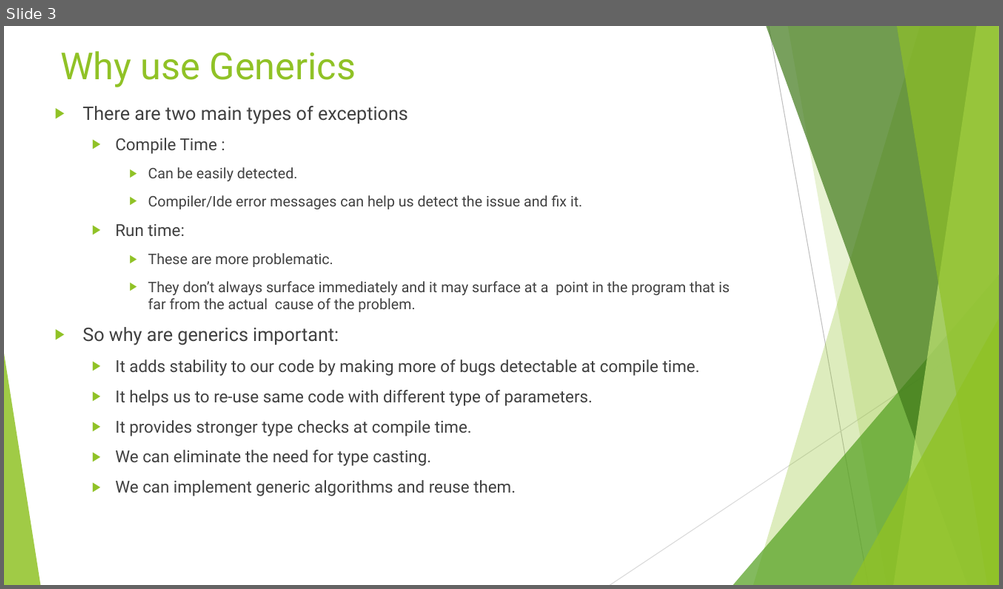
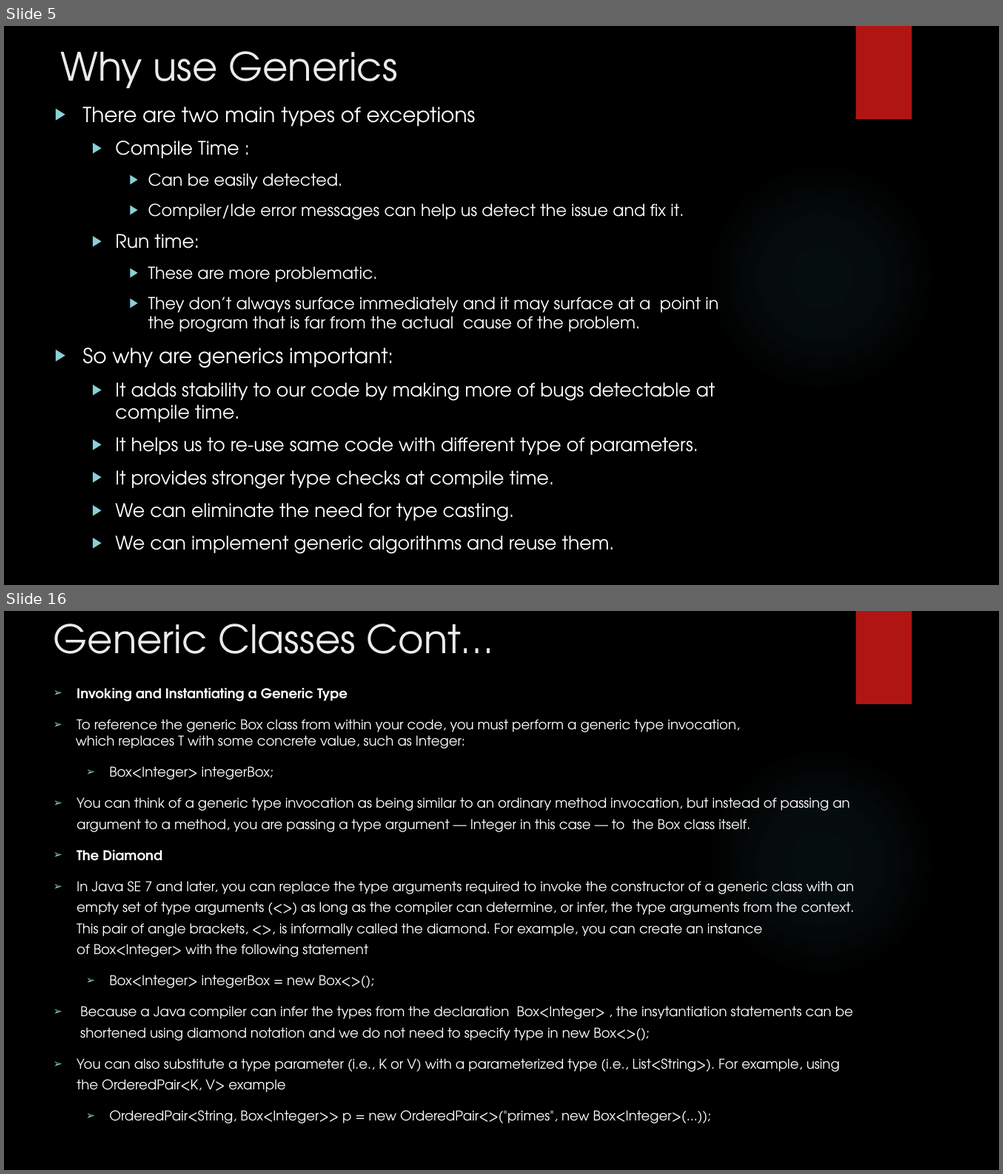
Before and after one commit to rudhrainfogain/JavaGenerics, a slide deck: src/main/resources/JavaGenerics.pptx. Shown one above the other, each under a label of ours: slide 3 before the commit, slides 5 and 16 after it; the slides between them are not shown. The pictures are 1003x589 and 1003x1174 pixels, drawn with LibreOffice and Linux fonts; fonts in the diff are those of the drawing; background and template pictures are left out. Boxes give left, top, right and bottom in pixels: in the first picture for what was removed or moved away, otherwise in the second. Text is boxed around its words. In the diff, an @@ line names an element or a change of style, - is before the commit and + after.

Commit message:
Generics PPT completed

```diff
--- a/src/main/resources/JavaGenerics.pptx
+++ b/src/main/resources/JavaGenerics.pptx
@@ slide 16 added at box(4, 611, 999, 1170), background picture (left out); not listed: 2 template elements that a slide beside it also shows @@
@@ title added at box(54, 624, 493, 654), 37.8 pt, text #EBEBEB @@
+Generic Classes Cont…
@@ text added at box(76, 688, 854, 1124), 12.9 pt, text #FFFFFF @@
+➢ Invoking and Instantiating a Generic Type
+➢ To reference the generic Box class from within your code, you must perform a generic type invocation,
+which replaces T with some concrete value, such as Integer:
+  ➢ Box<Integer> integerBox;
+➢ You can think of a generic type invocation as being similar to an ordinary method invocation, but instead of passing an argument to a method, you are passing a type argument — Integer in this case — to the Box class itself.
+➢ The Diamond
+➢ In Java SE 7 and later, you can replace the type arguments required to invoke the constructor of a generic class with an empty set of type arguments (<>) as long as the compiler can determine, or infer, the type arguments from the context. This pair of angle brackets, <>, is informally called the diamond. For example, you can create an instance of Box<Integer> with the following statement
+  ➢ Box<Integer> integerBox = new Box<>();
+➢ Because a Java compiler can infer the types from the declaration Box<Integer> , the insytantiation statements can be shortened using diamond notation and we do not need to specify type in new Box<>();
+➢ You can also substitute a type parameter (i.e., K or V) with a parameterized type (i.e., List<String>). For example, using the OrderedPair<K, V> example
+  ➢ OrderedPair<String, Box<Integer>> p = new OrderedPair<>("primes", new Box<Integer>(...));
@@ what was slide 3 is now slide 5 @@
@@ slide 5 changed as well @@
@@ background #FFFFFF to picture (left out) @@
@@ title "Why use Generics" at box(60, 51, 397, 88): size 36 to 37.8 pt, font Roboto to TeX Gyre Adventor, text colour #90C226 to #EBEBEB @@
@@ rectangle added at box(855, 26, 911, 119), fill #B01513 @@
@@ text "There are two main types ..." at box(82, 107, 718, 554): size 18 to 20 pt in "There are two main types of exceptions", "So why are generics important:"; font Roboto to TeX Gyre Adventor, text colour #404040 to #FFFFFF; size 16 to 18 pt in "Compile Time :", "Run time:", "It adds stability to our code by ...", "It helps us to re-use same code ..." and 3 more places; size 14 to 16 pt in "Can be easily detected.", "Compiler/Ide error messages can help us detect ...", "These are more problematic.", "They don’t always surface immediately and it ..."; bullet colour #90C226 to #8AD0D6 @@
@@ ellipse added at box(706, 163, 936, 392), fill gradient #50B9C1 @@
@@ group removed at box(4, 26, 999, 585): 5 freeform shapes, 3 triangles, 2 lines @@
```
Also in this commit, not shown: 5 other slides changed, 64 other slides added, 6 other files.
